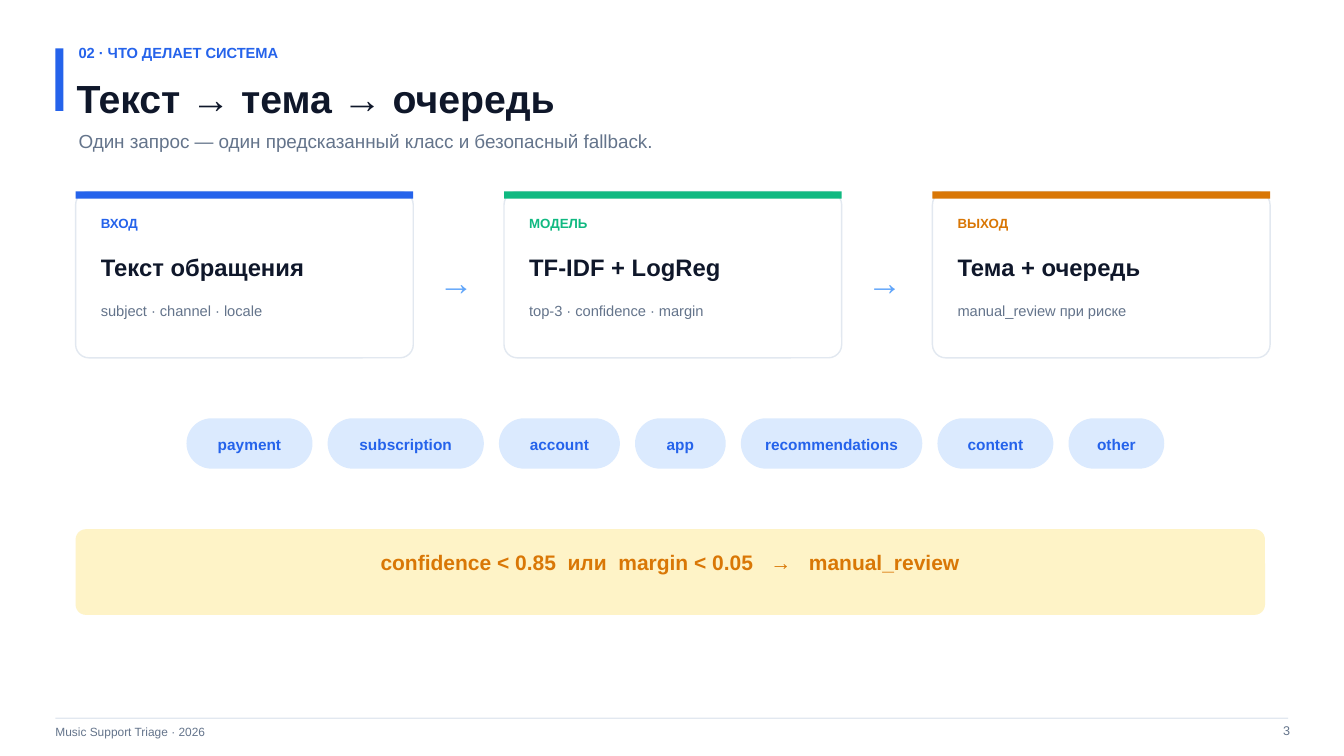
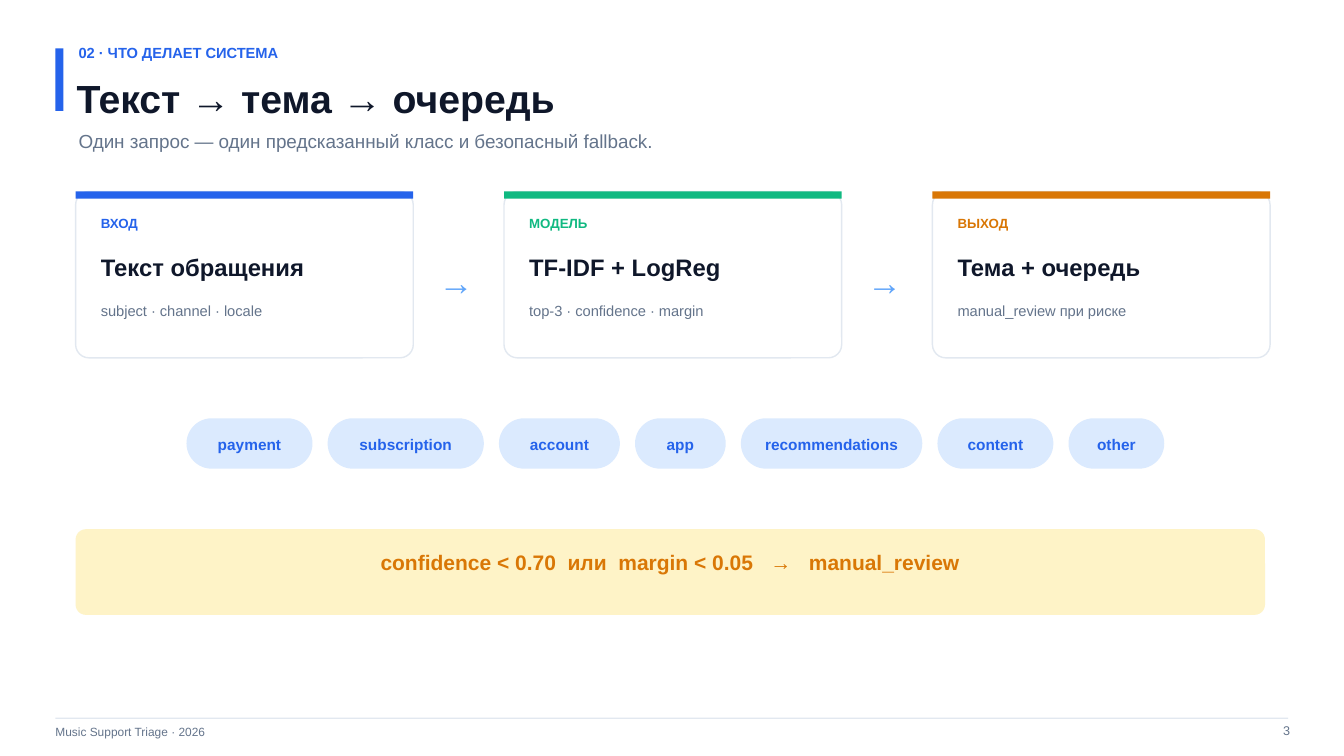
Before and after one commit to NexPG/final-project-IAIiD, a slide deck: slide 3 of docs/07_report/presentation.pptx. Drawn at 1344x756 pixels with LibreOffice and Linux fonts; fonts in the diff are those of the drawing. Boxes give left, top, right and bottom in pixels: in the first picture for what was removed or moved away, otherwise in the second. Text is boxed around its words. In the diff, an @@ line names an element or a change of style, - is before the commit and + after.

```diff
--- a/docs/07_report/presentation.pptx
+++ b/docs/07_report/presentation.pptx
@@ text at (381,554,959,574): text changed @@
-confidence < 0.85 или margin < 0.05 → manual_review
+confidence < 0.70 или margin < 0.05 → manual_review
```
Also in this commit, not shown: 1 other slide changed, 20 other files.
